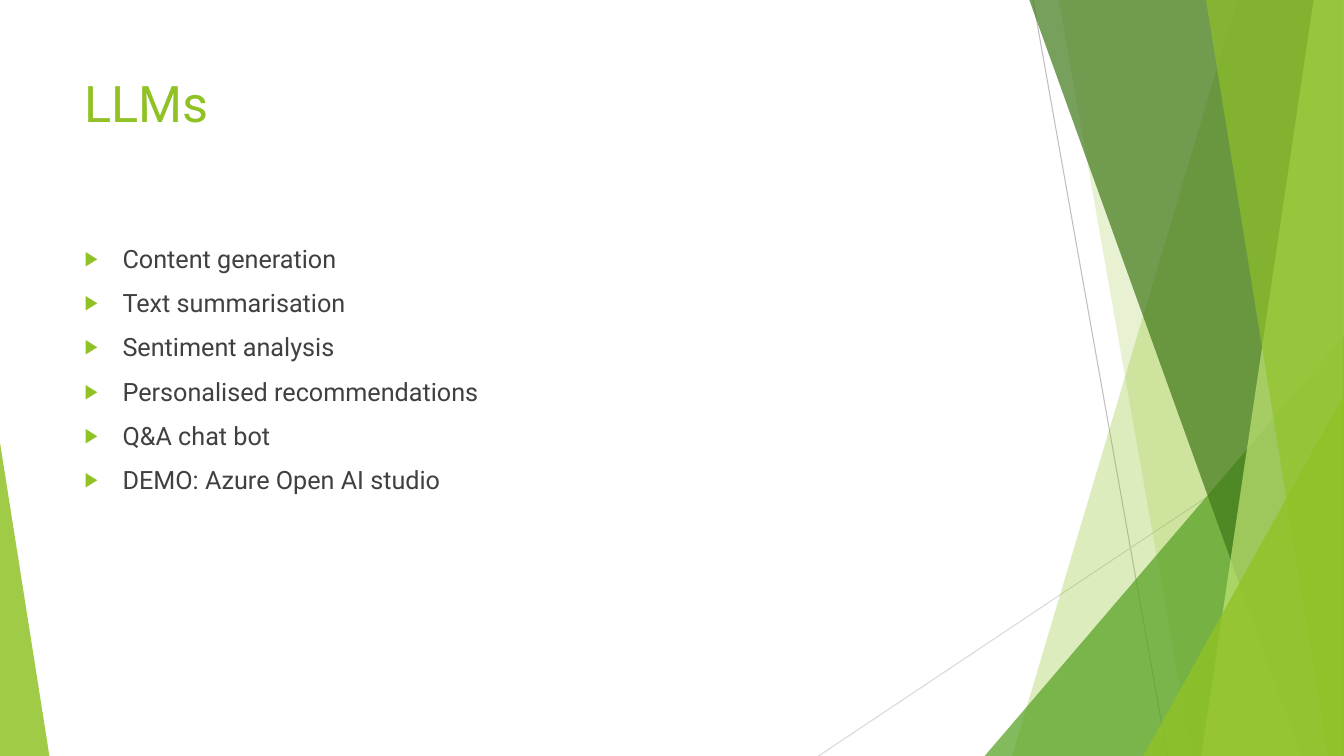
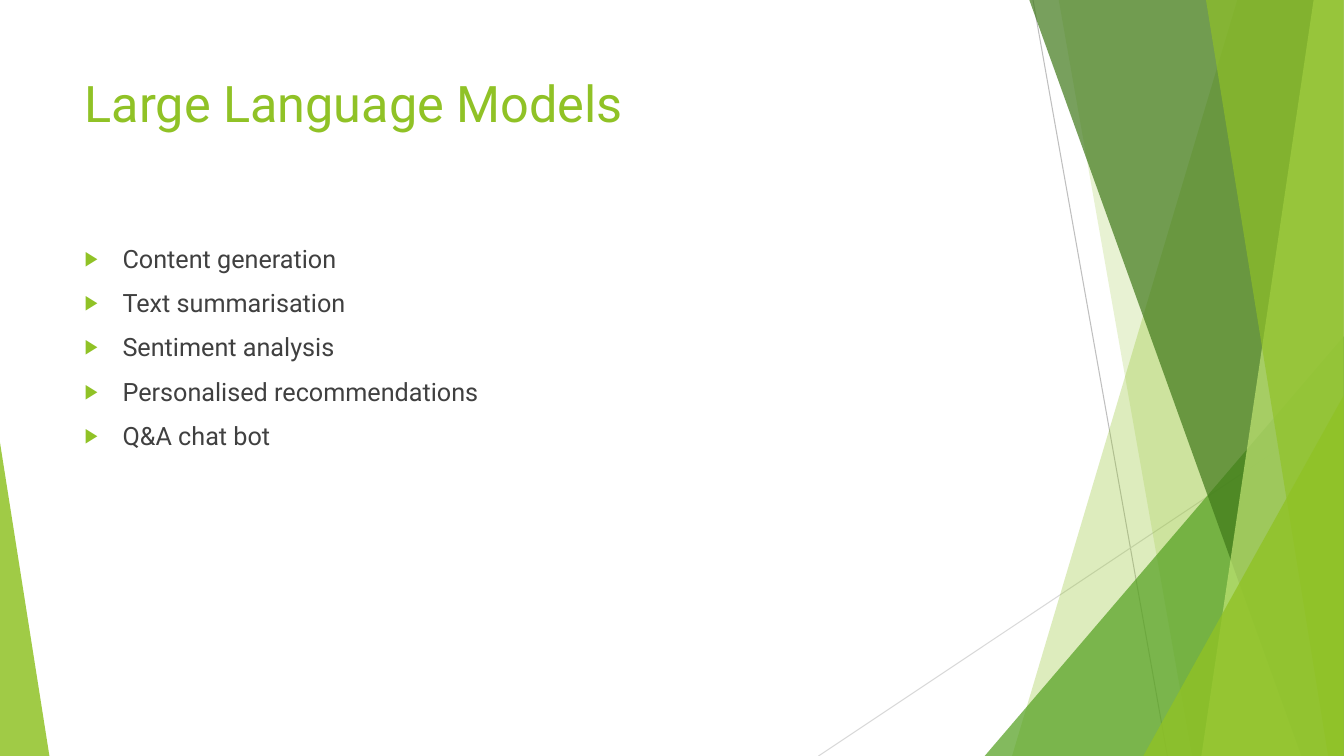
Before and after one commit to johnstaveley/JaaS, a slide deck: slide 11 of JaaS.pptx. Drawn at 1344x756 pixels with LibreOffice and Linux fonts; fonts in the diff are those of the drawing. Boxes give left, top, right and bottom in pixels: in the first picture for what was removed or moved away, otherwise in the second. Text is boxed around its words. In the diff, an @@ line names an element or a change of style, - is before the commit and + after.

```diff
--- a/JaaS.pptx
+++ b/JaaS.pptx
@@ title at [85, 84, 623, 133]: text changed @@
-LLMs
+Large Language Models
@@ text at [123, 470, 440, 494]: paragraph removed @@
-▶ DEMO: Azure Open AI studio
```
Also in this commit, not shown: 5 other slides changed.
